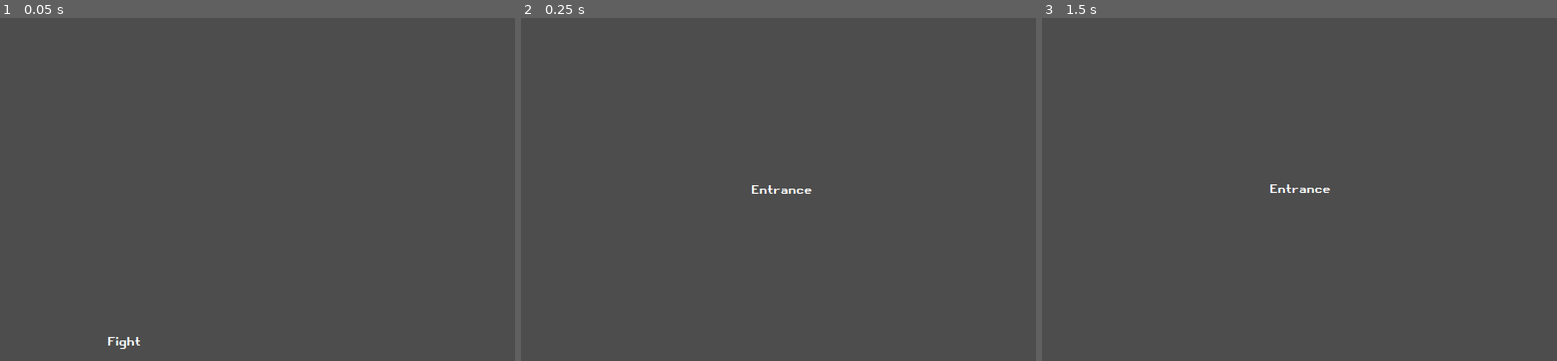
Above: before the commit, frames 1-3 (left to right).
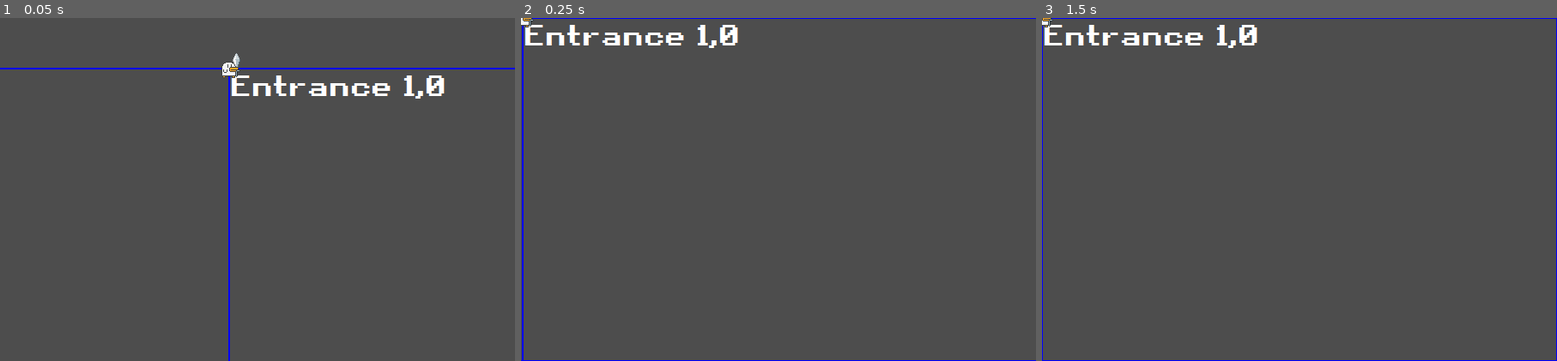
Above: after the commit, the same moments.

Repository: xharris/dungeon
Game: Godot game, scene res://main.tscn
Two runs of this game, one before a commit and one after it. Both use one fixed random seed, a clock stepped at 60 frames per second and the inputs below.
Inputs:
- Up to frame 1 (0.05 s): no input
- Up to frame 2 (0.25 s): no input
- Up to frame 3 (1.5 s): tap Enter at 1.25 s

The runs differ from the first frame. In frame 1, 2.0% of the frame differs, in the area x 0-100%, y 10-100%; in frame 2, 2.0%, in the area x 0-100%, y 0-100%; in frame 3, 2.0%.

Commit message:
dungeon generation works

Diff:
--- a/main.gd
+++ b/main.gd
@@ -1,8 +1,7 @@
 extends Node2D
 
+var current_room:Room
 
-# Called when the node enters the scene tree for the first time.
 func _ready():
-	var d = Dungeon.create()
-	d.print_grid()
-	add_child(d)
+	Game.start()
+	add_child(Game.dungeon)
--- a/project.godot
+++ b/project.godot
@@ -17,7 +17,8 @@
 
 [autoload]
 
-Global="*res://script/global.gd"
+Scenes="*res://script/scenes.gd"
+Game="*res://script/game.gd"
 
 [display]
 
--- a/scene/ability.gd
+++ b/scene/ability.gd
@@ -38,12 +38,12 @@
 		l.warn("no target to inflict ability")
 		return
 	if ability_range == AbilityRange.Ranged && !from_projectile:
-		var p := Projectile.create(self, target)
+		var p := Scenes.projectile(self, target)
 		p.target_reached.connect(inflict.bind(true))
 	match effect:
 		AbilityEffect.Damage:
 			target.health.take_damage(strength)
-			var at = ActionText.create(target, -1 if target.global_position.x < global_position.x else 1)
+			var at = Scenes.action_text(target, -1 if target.global_position.x < global_position.x else 1)
 			at.set_text(strength)
 			at.set_color(Color.hex(0xF44336FF))
 
--- a/scene/action_text.gd
+++ b/scene/action_text.gd
@@ -1,21 +1,7 @@
 class_name ActionText
 extends Node2D
 
-static var scn_action_text = preload("res://scene/action_text.tscn")
 enum AnimationType {Fly, Slow}
-
-static func create(source:Node2D, direction:int = 1, animation_type:AnimationType = AnimationType.Fly) -> ActionText:
-	var at := scn_action_text.instantiate() as ActionText
-	at.global_position = source.global_position
-	at.z_index = 10
-	# animation type
-	match animation_type:
-		AnimationType.Fly:
-			at.velocity = Vector2(randi_range(1,2) * direction, -3)
-			at.gravity = Vector2(0, 0.25)
-			at._disappear_timer.wait_time = 0.25
-	source.get_tree().root.add_child(at)
-	return at
 
 var l = Logger.create("action_text")
 var gravity = Vector2.ZERO
--- a/scene/dungeon.gd
+++ b/scene/dungeon.gd
@@ -3,68 +3,54 @@
 
 static var l = Logger.create("dungeon")
 
-static var scn_room = preload("res://scene/room.tscn")
-static var scn_dungeon = preload("res://scene/dungeon.tscn")
+var rooms:Array[Room] = []
+var current_room:Room
+var size:int = 3
 
-static func create(size:int = 3) -> Dungeon:
-	var d := scn_dungeon.instantiate() as Dungeon
+func add_room(node:Node2D, x:int, y:int):
+	var room = node.find_child("Room") as Room
+	if room == null:
+		l.error("Could not find 'Room' component")
+		return
+	rooms.append(room)
+	room.room_position = Vector2i(x, y)
+	add_child(node)
+
+func _ready():
 	# generate list of possible room types
-	var room_types:Array[Room.RoomType] = []
-	var room_type_ratios = { Room.RoomType.Shop:0.2, Room.RoomType.Choice:0.2, Room.RoomType.Fight:0.6 }
-	for type in room_type_ratios:
-		var ratio = room_type_ratios[type]
+	var room_fns:Array[Callable] = []
+	var room_type_ratios = [
+		[Scenes.room_shop, 1.0], # 0.2],
+		#Room.RoomType.Choice:0.2,
+		#Room.RoomType.Fight:0.6
+	]
+	for r in room_type_ratios:
+		var fn := r[0] as Callable
+		var ratio := r[1] as float
+		l.info("{count} {fn}", {"count":ceil(ratio * (size**2)), "fn":fn})
 		for c in ceil(ratio * (size**2)):
-			room_types.append(type)
+			room_fns.append(fn)
 	# randomly pick starting room
-	var entrance_idx = randi_range(0, room_types.size()-1)
-	room_types[entrance_idx] = Room.RoomType.Entrance
+	var entrance_idx = randi_range(0, room_fns.size()-1)
+	room_fns[entrance_idx] = Scenes.room_entrance
+	# print rooms
+	l.info(room_fns)
 	# create rooms
-	room_types.shuffle()
-	for x in size:
-		for y in size:
-			var room = Room.create(room_types.pop_front())
-			if room.room_type == Room.RoomType.Entrance:
-				d.current_room = room
-			d.add_room(room, x, y)
-	# put exit in random room
-	var exit := d.rooms.values().pick_random() as Room
-	## spawn exit
-	return d
+	room_fns.shuffle()
+	for f in room_fns.size():
+		var fn := room_fns[f] as Callable
+		l.info([fn, f, Vector2i(f % size, f / size)])
+		add_room(fn.call(), f % size, f / size)
+	# randomly pick room to be entrance
+	var entrances := Room.get_by_type(Room.RoomType.Entrance).filter(func(r:Room):return r.is_inside_tree())
+	if !entrances.size():
+		l.error("No entrance found for some reason...")
+		return
+	current_room = entrances.front()
+	# TODO put exit in random room
 
-var rooms:Dictionary = {}
-var current_room:Room
-var size:Vector2
-
-func print_grid():
-	for x in size.x:
-		var line = ""
-		for y in size.y:
-			line += Room.RoomType.find_key(get_room(x, y).room_type) + "\t "
-		l.info(line)
-
-func get_room(x:int, y:int) -> Room:
-	var key = "{x},{y}".format({"x":x, "y":y})
-	if !rooms.has(key):
-		return null
-	return rooms[key]
-
-func add_room(room:Room, x:int, y:int) -> Room:
-	var key = "{x},{y}".format({"x":x, "y":y})
-	rooms[key] = room
-	# update size
-	if x + 1 > size.x:
-		size.x = x + 1
-	if y + 1 > size.y:
-		size.y = y + 1
-	# set room position
-	var viewport_size = Global.get_viewport_rect().size
-	l.info("viewport {w} {h}", {"w":viewport_size.x, "h":viewport_size.y})
-	room.global_position = Vector2(viewport_size.x * x + (viewport_size.x/2.0), viewport_size.y * y + (viewport_size.y/2.0))
-	l.info("add room {x} {y}, {px} {py}", { "x":x, "y":y, "px":room.global_position.x, "py":room.global_position.y })
-	add_child(room)
-	return room
-
-func _process(delta):
+func _process(_delta):
 	var camera := %Camera2D as Camera2D
 	if current_room != null:
-		camera.global_position = current_room.global_position
+		current_room.enable()
+		camera.global_position = current_room.get_center()
--- a/script/npc.gd
+++ b/scene/npc/npc.gd
@@ -15,6 +15,7 @@
 @export var sprite:NPCSprite
 @export var movement:NPCMovement
 @export var health:Health
+var paused = false
 
 # Called when the node enters the scene tree for the first time.
 func _ready():
@@ -30,7 +31,7 @@
 func on_ability_speed_changed(speed:float):
 	sprite.set_animation_speed(speed)
 
-func on_damaged(amt:int):
+func on_damaged(_amt:int):
 	sprite.damage()
 
 func on_ability_activated():
@@ -90,6 +91,9 @@
 	return ability.get_range() + body_radius
 
 # Called every frame. 'delta' is the elapsed time since the previous frame.
-func _process(delta):
+func _process(_delta):
+	movement.paused = paused
+	if paused:
+		return
 	find_target()
 	movement.target_distance = get_range()
--- /dev/null
+++ b/scene/npc/npc.tscn
@@ -0,0 +1,10 @@
+[gd_scene load_steps=3 format=3 uid="uid://dxkrx1jgqhdd5"]
+
+[ext_resource type="Script" path="res://scene/npc/npc.gd" id="1_eptj2"]
+[ext_resource type="PackedScene" uid="uid://cifjnvbxqh1ga" path="res://scene/npc_movement.tscn" id="4_ys77i"]
+
+[node name="NPC" type="Node2D" node_paths=PackedStringArray("movement")]
+script = ExtResource("1_eptj2")
+movement = NodePath("NPCMovement")
+
+[node name="NPCMovement" parent="." instance=ExtResource("4_ys77i")]
--- a/scene/projectile.gd
+++ b/scene/projectile.gd
@@ -3,16 +3,7 @@
 
 static var l = Logger.create("projectile")
 
-static var scn_projectile = preload("res://scene/projectile.tscn")
-
 enum PathType {Linear, Parabola, Oscillate}
-
-static func create(from:Node2D, target:Node2D) -> Projectile:
-	var p := scn_projectile.instantiate() as Projectile
-	p.global_position = from.global_position
-	p.target = target
-	from.get_tree().root.add_child(p)
-	return p
 
 signal target_reached
 
--- a/scene/room.gd
+++ b/scene/room.gd
@@ -1,23 +1,94 @@
 class_name Room
 extends Node2D
 
-static var scn_room = preload("res://scene/room.tscn")
 static var l = Logger.create("room")
+const Group = "room"
 
-enum RoomType {Fight, Shop, Choice, Entrance}
+enum RoomType {Normal, Entrance, Exit}
 
-static func create(type:RoomType):
-	var r := scn_room.instantiate() as Room
-	r.room_type = type
-	return r
+static func get_by_type(room_type:Room.RoomType) -> Array[Room]:
+	var rooms:Array[Room] = []
+	rooms.assign(Game.get_tree().get_nodes_in_group(Group).filter(func(r:Room): return r.room_type == room_type))
+	return rooms
 
-var room_type:RoomType
+signal completed
+signal repositioned
 
-# Called when the node enters the scene tree for the first time.
+var up:Room
+var down:Room
+var left:Room
+var right:Room
+
+var room_position:Vector2i:
+	set(v):
+		room_position = v
+		repositioned.emit(room_global_position())
+		queue_redraw()
+
+@export var room_type:RoomType = RoomType.Normal
+var _npcs:Array[NPC] = []
+var paused = false:
+	set(v):
+		for e in get_enemies():
+			e.paused = v
+		paused = v
+
+func room_global_position() -> Vector2:
+	return Game.size() * Vector2(room_position)
+
+func get_bounds() -> Rect2:
+	var size = Game.size()
+	return Rect2(global_position, size)
+
+func get_center() -> Vector2:
+	var b = get_bounds()
+	return b.position + (b.size/2.0)
+
+func set_room_name(n:String):
+	var label = %RoomType
+	label.text = n
+
+func _connect_room(other:Room):
+	if other.room_position.x > room_position.x:
+		right = other
+	elif other.room_position.x < room_position.x:
+		left = other
+	elif other.room_position.y < room_position.y:
+		up = other
+	elif other.room_position.y > room_position.y:
+		down = other
+
+func connect_room(other:Room):
+	_connect_room(other)
+	other._connect_room(self)
+
+func is_neighboring(other:Room) -> bool:
+	var xdelta = abs(room_position.x - other.x)
+	var ydelta = abs(room_position.y - other.y)
+	return xdelta <= 1 && ydelta <= 1
+
+func add_npc(e:NPC):
+	_npcs.append(e)
+	add_child(e)
+
+func get_enemies() -> Array[NPC]:
+	return _npcs.filter(func(npc): return npc.type == NPC.NPCType.Enemy)
+
+func enable():
+	if !paused:
+		return
+	paused = false
+
 func _ready():
-	pass # Replace with function body.
+	l.debug("ready")
+	add_to_group(Group)
 
 # Called every frame. 'delta' is the elapsed time since the previous frame.
-func _process(delta):
+func _process(_delta):
 	var room_type_label := %RoomType as Label
-	room_type_label.text = RoomType.find_key(room_type)
+	room_type_label.text = "{name} {x},{y}".format({ "name":RoomType.find_key(room_type), "x":room_position.x, "y":room_position.y })
+
+func _draw():
+	var b = get_bounds()
+	b.position = Vector2.ZERO
+	draw_rect(b, Color.BLUE, false, 2)
--- a/scene/room.tscn
+++ b/scene/room.tscn
@@ -8,20 +8,11 @@
 
 [node name="RoomType" type="Label" parent="."]
 unique_name_in_owner = true
-anchors_preset = 8
-anchor_left = 0.5
-anchor_top = 0.5
-anchor_right = 0.5
-anchor_bottom = 0.5
-offset_left = -39.5
-offset_top = -11.5
-offset_right = 39.5
-offset_bottom = 11.5
-grow_horizontal = 2
-grow_vertical = 2
+offset_right = 161.0
+offset_bottom = 31.0
 size_flags_horizontal = 4
 theme = ExtResource("2_urepf")
-theme_override_font_sizes/font_size = 12
+theme_override_font_sizes/font_size = 32
 text = "ROOM TYPE"
 horizontal_alignment = 1
 vertical_alignment = 1
--- /dev/null
+++ b/scene/room/entrance.gd
@@ -0,0 +1,23 @@
+class_name Entrance
+extends Node2D
+
+static var l = Logger.create("entrance", Logger.Level.Debug)
+
+@export var room:Room
+var ally_choices = 1
+
+# Called when the node enters the scene tree for the first time.
+func _ready():
+	room.repositioned.connect(on_room_repositioned)
+
+	global_position = room.room_global_position()
+
+	for i in ally_choices:
+		var ally = Scenes.shop_npc()
+		ShopNPC.npc_pool.pick_random().call(ally)
+		add_child(ally)
+		l.info([room.room_position, global_position])
+		## TODO ally positioning is WRONG >:(
+
+func on_room_repositioned(p:Vector2):
+	global_position = p
--- /dev/null
+++ b/scene/room/entrance.tscn
@@ -0,0 +1,11 @@
+[gd_scene load_steps=3 format=3 uid="uid://d3bnejdhqiduh"]
+
+[ext_resource type="Script" path="res://scene/room/entrance.gd" id="1_6tqfg"]
+[ext_resource type="PackedScene" uid="uid://ckhtexjqjmiy6" path="res://scene/room.tscn" id="2_8miod"]
+
+[node name="Entrance" type="Node2D" node_paths=PackedStringArray("room")]
+script = ExtResource("1_6tqfg")
+room = NodePath("Room")
+
+[node name="Room" parent="." instance=ExtResource("2_8miod")]
+room_type = 1
--- /dev/null
+++ b/scene/room/shop.gd
@@ -0,0 +1,41 @@
+class_name Shop
+extends Node2D
+
+static var l = Logger.create("shop")
+
+class Item:
+	var node:Node2D
+	var cost:int
+
+	func _init(_node:Node2D, _cost:int = 0):
+		node = _node
+		cost = _cost
+
+signal item_purchased(item:Item)
+
+@export var room:Room
+var items:Array[Item] = []
+
+func _ready():
+	l.debug("ready")
+	room.set_room_name("shop")
+
+	room.repositioned.connect(on_room_repositioned)
+
+	global_position = room.room_global_position()
+
+func on_room_repositioned(p:Vector2):
+	global_position = p
+
+func reposition_items():
+	for item in items:
+		if !room.get_bounds().has_point(item.node.global_position):
+			l.info(global_position)
+			item.node.global_position = global_position
+
+func add_item(item:Item):
+	items.append(item)
+	add_child(item.node)
+
+func on_item_purchased(item:Item):
+	l.info("purchased {item}", {"item":item})
--- /dev/null
+++ b/scene/room/shop.tscn
@@ -0,0 +1,28 @@
+[gd_scene load_steps=3 format=3 uid="uid://ccxefq2adk38k"]
+
+[ext_resource type="PackedScene" uid="uid://ckhtexjqjmiy6" path="res://scene/room.tscn" id="1_cwstm"]
+[ext_resource type="Script" path="res://scene/room/shop.gd" id="1_tgvkl"]
+
+[node name="Shop" type="Node2D" node_paths=PackedStringArray("room")]
+script = ExtResource("1_tgvkl")
+room = NodePath("Room")
+
+[node name="Room" parent="." instance=ExtResource("1_cwstm")]
+
+[node name="UI" type="CanvasLayer" parent="."]
+
+[node name="VBoxContainer" type="VBoxContainer" parent="UI"]
+anchors_preset = 15
+anchor_right = 1.0
+anchor_bottom = 1.0
+grow_horizontal = 2
+grow_vertical = 2
+size_flags_horizontal = 3
+size_flags_vertical = 3
+
+[node name="Space" type="Control" parent="UI/VBoxContainer"]
+layout_mode = 2
+size_flags_vertical = 3
+
+[node name="Description" type="VBoxContainer" parent="UI/VBoxContainer"]
+layout_mode = 2
--- /dev/null
+++ b/scene/shop/shop_npc.gd
@@ -0,0 +1,18 @@
+class_name ShopNPC
+extends Node2D
+
+static func sword(npc:ShopNPC):
+	npc.sprite.weapon_texture = load("res://image/sword.png")
+
+static var npc_pool:Array[Callable] = [ShopNPC.sword]
+
+@export var sprite:NPCSprite
+@export var health:Health
+@export var ability:Ability
+@export var shop_item:ShopItem
+
+func _ready():
+	shop_item.purchased.connect(on_purchased)
+
+func on_purchased():
+	Game.add_ally(self)
--- /dev/null
+++ b/scene/shop/shop_npc.tscn
@@ -0,0 +1,22 @@
+[gd_scene load_steps=6 format=3 uid="uid://bn2tr0l6io1ev"]
+
+[ext_resource type="Script" path="res://scene/shop/shop_npc.gd" id="1_junrn"]
+[ext_resource type="PackedScene" uid="uid://7wybiwkp0js2" path="res://scene/npc_sprite.tscn" id="2_6b3qx"]
+[ext_resource type="PackedScene" uid="uid://cv34fv8ahuxer" path="res://scene/health.tscn" id="3_6j10f"]
+[ext_resource type="PackedScene" uid="uid://3ycaasshefyh" path="res://scene/ability.tscn" id="4_iqdwt"]
+[ext_resource type="PackedScene" uid="uid://b4h0ptcj0k4vx" path="res://scene/shop_item.tscn" id="5_nwi8d"]
+
+[node name="ShopNPC" type="Node2D" node_paths=PackedStringArray("sprite", "health", "ability", "shop_item")]
+script = ExtResource("1_junrn")
+sprite = NodePath("NPCSprite")
+health = NodePath("Health")
+ability = NodePath("Ability")
+shop_item = NodePath("ShopItem")
+
+[node name="NPCSprite" parent="." instance=ExtResource("2_6b3qx")]
+
+[node name="Health" parent="." instance=ExtResource("3_6j10f")]
+
+[node name="Ability" parent="." instance=ExtResource("4_iqdwt")]
+
+[node name="ShopItem" parent="." instance=ExtResource("5_nwi8d")]
--- /dev/null
+++ b/scene/shop_item.gd
@@ -0,0 +1,14 @@
+class_name ShopItem
+extends Node2D
+
+var cost:int = 0
+var is_purchased = false
+
+signal purchased
+
+func _on_button_pressed():
+	var button := %Button as Button
+	button.disabled = true
+	Game.money -= cost
+	is_purchased = true
+	purchased.emit()
--- /dev/null
+++ b/scene/shop_item.tscn
@@ -0,0 +1,14 @@
+[gd_scene load_steps=2 format=3 uid="uid://b4h0ptcj0k4vx"]
+
+[ext_resource type="Script" path="res://scene/shop_item.gd" id="1_lt40o"]
+
+[node name="ShopItem" type="Node2D"]
+script = ExtResource("1_lt40o")
+
+[node name="Button" type="Button" parent="."]
+unique_name_in_owner = true
+visible = false
+offset_right = 8.0
+offset_bottom = 8.0
+
+[connection signal="pressed" from="Button" to="." method="_on_button_pressed"]
--- /dev/null
+++ b/script/game.gd
@@ -0,0 +1,33 @@
+extends Node2D
+
+var money:int = 0
+var allies:Array[NPC] = []
+var level:int = 1
+var dungeon:Dungeon
+
+func add_ally(item:ShopNPC):
+	var ally = Scenes.npc(item.ability, item.sprite, item.health)
+	ally.global_position = item.global_position
+	allies.append(ally)
+	dungeon.add_child(ally)
+
+func clean():
+	for a in allies:
+		a.get_parent().remove_child(a)
+	allies = []
+	if dungeon:
+		dungeon.get_parent().remove_child(dungeon)
+
+func start():
+	level = 1
+	money = 10
+	# create dungeon
+	dungeon = Scenes.dungeon()
+
+func restart():
+	## TODO transition
+	clean()
+	start()
+
+func size() -> Vector2:
+	return get_viewport_rect().size
--- a/script/global.gd
+++ /dev/null
@@ -1,10 +0,0 @@
-extends Node2D
-
-# Called when the node enters the scene tree for the first time.
-func _ready():
-	pass # Replace with function body.
-
-
-# Called every frame. 'delta' is the elapsed time since the previous frame.
-func _process(delta):
-	pass
--- /dev/null
+++ b/script/scenes.gd
@@ -0,0 +1,53 @@
+extends Node
+
+var l = Logger.create("scenes")
+
+var _shop_npc = preload("res://scene/shop/shop_npc.tscn")
+func shop_npc() -> ShopNPC:
+	return _shop_npc.instantiate() as ShopNPC
+
+var _npc = preload("res://scene/npc/npc.tscn")
+func npc(ability:Ability, sprite:NPCSprite, health:Health) -> NPC:
+	var n := _npc.instantiate() as NPC
+	n.ability = ability
+	n.sprite = sprite
+	n.health = health
+	return n
+
+var _action_text = preload("res://scene/action_text.tscn")
+func action_text(source:Node2D, direction:int = 1, animation_type:ActionText.AnimationType = ActionText.AnimationType.Fly) -> ActionText:
+	var at := _action_text.instantiate() as ActionText
+	at.global_position = source.global_position
+	at.z_index = 10
+	# animation type
+	match animation_type:
+		ActionText.AnimationType.Fly:
+			at.velocity = Vector2(randi_range(1,2) * direction, -3)
+			at.gravity = Vector2(0, 0.25)
+			at._disappear_timer.wait_time = 0.25
+	source.get_tree().root.add_child(at)
+	return at
+
+var _projectile = preload("res://scene/projectile.tscn")
+func projectile(from:Node2D, target:Node2D) -> Projectile:
+	var p := _projectile.instantiate() as Projectile
+	p.global_position = from.global_position
+	p.target = target
+	from.get_tree().root.add_child(p)
+	return p
+
+var _shop = preload("res://scene/room/shop.tscn")
+func room_shop() -> Shop:
+	var s := _shop.instantiate() as Shop
+	return s
+
+var _entrance = preload("res://scene/room/entrance.tscn")
+func room_entrance() -> Entrance:
+	var e := _entrance.instantiate() as Entrance
+	return e
+
+var _dungeon = preload("res://scene/dungeon.tscn")
+func dungeon(size:int = 3) -> Dungeon:
+	var d := _dungeon.instantiate() as Dungeon
+	d.size = 3
+	return d
